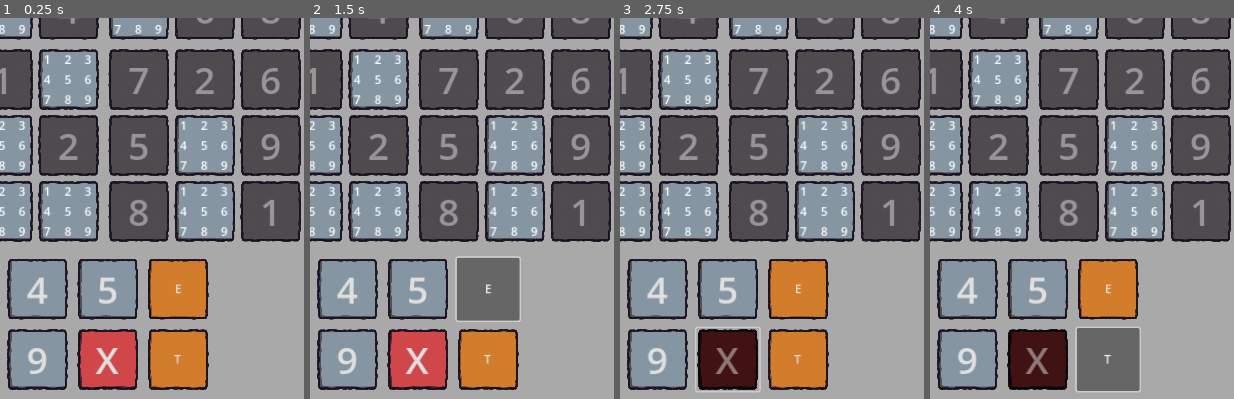
Above: before the commit, frames 1-4 (left to right).
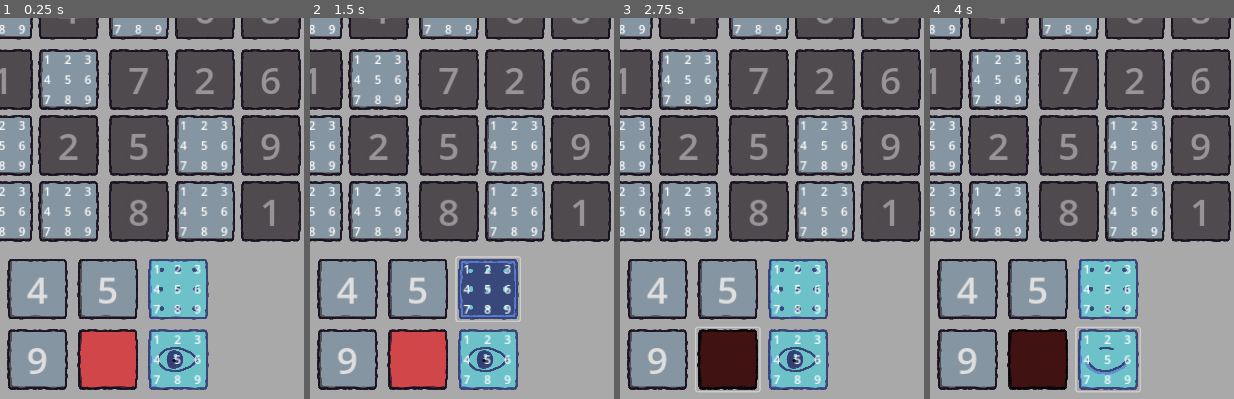
Above: after the commit, the same moments.

Repository: gitMickehh/soduku-recreation
Game: Godot game, scene res://soduku_scene.tscn
The game is run twice, just before and just after one commit, with the same random seed, the same clock (stepped at 60 frames per second) and the same inputs.
Inputs (mouse positions are % of the whole screen's width and height, from its top left):
- Up to frame 1 (0.25 s): no input
- Up to frame 2 (1.5 s): click (79, 86) at 0.5 s, where only the run before the commit has a clickable "E"; click (79, 86) at 1.27 s
- Up to frame 3 (2.75 s): click (67, 95) at 2 s
- Up to frame 4 (4 s): click (79, 95) at 2.75 s, where only the run before the commit has a clickable "T"; click (79, 95) at 3.52 s
The pictures show only the part of the screen within x 50-100%, y 50-100%; the shares and areas given below are measured in that part.

The runs differ from the first frame. In frame 1, 6.5% of the frame differs, in the area x 31-69%, y 63-98%; in frame 2, 6.8%, in the area x 31-70%, y 62-98%; in frame 3, 6.4%; in frame 4, 6.8%.

Commit message:
more buttons, non functional tho

Diff:
--- a/scripts/input_lines_container_manager.gd
+++ b/scripts/input_lines_container_manager.gd
@@ -7,6 +7,13 @@
 @export var input_disabled_stylebox: StyleBox
 @export var clear_stylebox: StyleBox
 @export var clear_disabled_stylebox: StyleBox
+@export var sight_stylebox: StyleBox
+@export var sight_disabled_stylebox: StyleBox
+@export var candidate_stylebox: StyleBox
+@export var candidate_disabled_stylebox: StyleBox
+
+@onready var mode_change: Button_Logic = $Input_Line_2/t
+@onready var toggle_candidates: Button_Logic = $Input_Line_1/s
 
 signal new_input_chosen(new_input: int)
 var buttons: Array[Button_Logic] = []
@@ -15,6 +22,9 @@
 	var children = get_children()
 	for child in children:
 		if child is Button_Logic:
+			if child.text == "f":
+				child.text = ""
+				continue
 			buttons.append(child)
 			child.connect("pressed", func ():
 				_on_input_button_pressed(child)
@@ -23,6 +33,9 @@
 			var childrens_children = child.get_children()
 			for child_2 in childrens_children:
 				if child_2 is Button_Logic:
+					if child_2.text == "f":
+						child_2.text = ""
+						continue
 					buttons.append(child_2)
 					child_2.connect("pressed", func ():
 						_on_input_button_pressed(child_2)
@@ -42,6 +55,10 @@
 	for button in buttons:
 		if button.text == "X":
 			button.update_button_styleboxes(clear_stylebox ,clear_disabled_stylebox)
+			button.text = ""
 		else:
 			button.update_button_styleboxes(input_stylebox ,input_disabled_stylebox)
 		button.toggle_hints(false)
+
+	mode_change.update_button_styleboxes(sight_stylebox, sight_disabled_stylebox)
+	toggle_candidates.update_button_styleboxes(candidate_stylebox, candidate_disabled_stylebox)
--- a/soduku_scene.tscn
+++ b/soduku_scene.tscn
@@ -9,6 +9,10 @@
 [ext_resource type="StyleBox" uid="uid://2cpbmovxh251" path="res://texture_stylebox/red_button.tres" id="6_l11xn"]
 [ext_resource type="StyleBox" uid="uid://7pv4i3nt31s5" path="res://texture_stylebox/disabled_red_button.tres" id="7_ibq0h"]
 [ext_resource type="Texture2D" uid="uid://dmqntpq2bfb4p" path="res://art/soduku_ui.png" id="7_qbthg"]
+[ext_resource type="StyleBox" uid="uid://cv6l77y67377y" path="res://texture_stylebox/sight_button.tres" id="8_55thn"]
+[ext_resource type="StyleBox" uid="uid://c3jfd0bqk6bsf" path="res://texture_stylebox/sight_button_disabled.tres" id="9_xfgrl"]
+[ext_resource type="StyleBox" uid="uid://cxvpiv8q0w13y" path="res://texture_stylebox/candidate_button.tres" id="10_807qy"]
+[ext_resource type="StyleBox" uid="uid://dy5pm0kfea5tj" path="res://texture_stylebox/candidate_button_disabled.tres" id="11_g7qan"]
 
 [sub_resource type="StyleBoxTexture" id="StyleBoxTexture_fvs7s"]
 resource_local_to_scene = true
@@ -230,10 +234,6 @@
 axis_stretch_vertical = 2
 region_rect = Rect2(512, 1024, 512, 512)
 
-[sub_resource type="StyleBoxTexture" id="StyleBoxTexture_5x8uk"]
-texture = ExtResource("7_qbthg")
-region_rect = Rect2(0, 1024, 512, 512)
-
 [sub_resource type="StyleBoxTexture" id="StyleBoxTexture_0634b"]
 resource_local_to_scene = true
 texture = ExtResource("7_qbthg")
@@ -410,19 +410,19 @@
 axis_stretch_vertical = 2
 region_rect = Rect2(512, 1024, 512, 512)
 
+[sub_resource type="StyleBoxTexture" id="StyleBoxTexture_ywat4"]
+resource_local_to_scene = true
+texture = ExtResource("7_qbthg")
+axis_stretch_horizontal = 2
+axis_stretch_vertical = 2
+region_rect = Rect2(0, 0, 512, 512)
+
 [sub_resource type="StyleBoxTexture" id="StyleBoxTexture_r13wv"]
 resource_local_to_scene = true
 texture = ExtResource("7_qbthg")
 axis_stretch_horizontal = 2
 axis_stretch_vertical = 2
 region_rect = Rect2(512, 0, 512, 512)
-
-[sub_resource type="StyleBoxTexture" id="StyleBoxTexture_ywat4"]
-resource_local_to_scene = true
-texture = ExtResource("7_qbthg")
-axis_stretch_horizontal = 2
-axis_stretch_vertical = 2
-region_rect = Rect2(0, 0, 512, 512)
 
 [sub_resource type="StyleBoxTexture" id="StyleBoxTexture_y48r3"]
 resource_local_to_scene = true
@@ -500,6 +500,10 @@
 input_disabled_stylebox = ExtResource("5_k3q15")
 clear_stylebox = ExtResource("6_l11xn")
 clear_disabled_stylebox = ExtResource("7_ibq0h")
+sight_stylebox = ExtResource("8_55thn")
+sight_disabled_stylebox = ExtResource("9_xfgrl")
+candidate_stylebox = ExtResource("10_807qy")
+candidate_disabled_stylebox = ExtResource("11_g7qan")
 
 [node name="Input_Line_1" type="HBoxContainer" parent="Game_Container/Whole_Game_Container/input_lines_container"]
 layout_mode = 2
@@ -566,17 +570,24 @@
 theme_override_styles/pressed = SubResource("StyleBoxTexture_4tq1c")
 theme_override_styles/normal = SubResource("StyleBoxTexture_1bnpf")
 text = "5"
-default_color_stylebox = SubResource("StyleBoxFlat_dk4xm")
-default_color_disabled_stylebox = SubResource("StyleBoxFlat_aol8n")
+default_color_stylebox = SubResource("StyleBoxFlat_kpsra")
+default_color_disabled_stylebox = SubResource("StyleBoxFlat_yprpb")
 duplicate_color_stylebox = SubResource("StyleBoxTexture_2wo3a")
 duplicate_color_disabled_stylebox = SubResource("StyleBoxTexture_jhuua")
 complete_color_stylebox = SubResource("StyleBoxTexture_ixh7w")
 
-[node name="ModeChange" type="Button" parent="Game_Container/Whole_Game_Container/input_lines_container/Input_Line_1"]
-custom_minimum_size = Vector2(85, 85)
-layout_mode = 2
-theme_override_styles/normal = SubResource("StyleBoxTexture_5x8uk")
-text = "E"
+[node name="s" parent="Game_Container/Whole_Game_Container/input_lines_container/Input_Line_1" instance=ExtResource("2_wdpfm")]
+layout_mode = 2
+theme_override_styles/disabled = SubResource("StyleBoxTexture_4tq1c")
+theme_override_styles/hover = SubResource("StyleBoxTexture_4tq1c")
+theme_override_styles/pressed = SubResource("StyleBoxTexture_4tq1c")
+theme_override_styles/normal = SubResource("StyleBoxTexture_1bnpf")
+text = "f"
+default_color_stylebox = SubResource("StyleBoxFlat_kpsra")
+default_color_disabled_stylebox = SubResource("StyleBoxFlat_yprpb")
+duplicate_color_stylebox = SubResource("StyleBoxTexture_2wo3a")
+duplicate_color_disabled_stylebox = SubResource("StyleBoxTexture_jhuua")
+complete_color_stylebox = SubResource("StyleBoxTexture_ixh7w")
 
 [node name="Input_Line_2" type="HBoxContainer" parent="Game_Container/Whole_Game_Container/input_lines_container"]
 layout_mode = 2
@@ -630,18 +641,17 @@
 theme_override_styles/pressed = SubResource("StyleBoxTexture_gs5h1")
 theme_override_styles/normal = SubResource("StyleBoxTexture_jjcdc")
 text = "9"
-default_color_stylebox = SubResource("StyleBoxFlat_qpbk2")
-default_color_disabled_stylebox = SubResource("StyleBoxFlat_be8gw")
+default_color_stylebox = SubResource("StyleBoxFlat_q8j0i")
+default_color_disabled_stylebox = SubResource("StyleBoxFlat_8rj0t")
 duplicate_color_stylebox = SubResource("StyleBoxTexture_frq4v")
 duplicate_color_disabled_stylebox = SubResource("StyleBoxTexture_k8wm2")
 complete_color_stylebox = SubResource("StyleBoxTexture_gww8y")
 
 [node name="X" parent="Game_Container/Whole_Game_Container/input_lines_container/Input_Line_2" instance=ExtResource("2_wdpfm")]
 layout_mode = 2
-theme_override_styles/disabled = SubResource("StyleBoxTexture_r13wv")
-theme_override_styles/hover = SubResource("StyleBoxTexture_r13wv")
-theme_override_styles/pressed = SubResource("StyleBoxTexture_r13wv")
-theme_override_styles/normal = SubResource("StyleBoxTexture_ywat4")
+theme_override_styles/disabled = ExtResource("7_ibq0h")
+theme_override_styles/pressed = ExtResource("6_l11xn")
+theme_override_styles/normal = ExtResource("6_l11xn")
 text = "X"
 default_color_stylebox = SubResource("StyleBoxTexture_ywat4")
 default_color_disabled_stylebox = SubResource("StyleBoxTexture_r13wv")
@@ -649,8 +659,14 @@
 duplicate_color_disabled_stylebox = SubResource("StyleBoxTexture_8vgtc")
 complete_color_stylebox = SubResource("StyleBoxTexture_1pthb")
 
-[node name="ToggleCandidates" type="Button" parent="Game_Container/Whole_Game_Container/input_lines_container/Input_Line_2"]
-custom_minimum_size = Vector2(85, 85)
-layout_mode = 2
-theme_override_styles/normal = SubResource("StyleBoxTexture_5x8uk")
-text = "T"
+[node name="t" parent="Game_Container/Whole_Game_Container/input_lines_container/Input_Line_2" instance=ExtResource("2_wdpfm")]
+layout_mode = 2
+theme_override_styles/disabled = ExtResource("7_ibq0h")
+theme_override_styles/pressed = ExtResource("6_l11xn")
+theme_override_styles/normal = ExtResource("6_l11xn")
+text = "f"
+default_color_stylebox = SubResource("StyleBoxTexture_ywat4")
+default_color_disabled_stylebox = SubResource("StyleBoxTexture_r13wv")
+duplicate_color_stylebox = SubResource("StyleBoxTexture_y48r3")
+duplicate_color_disabled_stylebox = SubResource("StyleBoxTexture_8vgtc")
+complete_color_stylebox = SubResource("StyleBoxTexture_1pthb")
--- /dev/null
+++ b/texture_stylebox/candidate_button.tres
@@ -0,0 +1,10 @@
+[gd_resource type="StyleBoxTexture" load_steps=2 format=3 uid="uid://cxvpiv8q0w13y"]
+
+[ext_resource type="Texture2D" uid="uid://dmqntpq2bfb4p" path="res://art/soduku_ui.png" id="1_iayyn"]
+
+[resource]
+resource_local_to_scene = true
+texture = ExtResource("1_iayyn")
+axis_stretch_horizontal = 2
+axis_stretch_vertical = 2
+region_rect = Rect2(0, 2048, 512, 512)
--- /dev/null
+++ b/texture_stylebox/candidate_button_disabled.tres
@@ -0,0 +1,10 @@
+[gd_resource type="StyleBoxTexture" load_steps=2 format=3 uid="uid://dy5pm0kfea5tj"]
+
+[ext_resource type="Texture2D" uid="uid://dmqntpq2bfb4p" path="res://art/soduku_ui.png" id="1_yhlcb"]
+
+[resource]
+resource_local_to_scene = true
+texture = ExtResource("1_yhlcb")
+axis_stretch_horizontal = 2
+axis_stretch_vertical = 2
+region_rect = Rect2(512, 2048, 512, 512)
--- /dev/null
+++ b/texture_stylebox/sight_button.tres
@@ -0,0 +1,10 @@
+[gd_resource type="StyleBoxTexture" load_steps=2 format=3 uid="uid://cv6l77y67377y"]
+
+[ext_resource type="Texture2D" uid="uid://dmqntpq2bfb4p" path="res://art/soduku_ui.png" id="1_gqr6b"]
+
+[resource]
+resource_local_to_scene = true
+texture = ExtResource("1_gqr6b")
+axis_stretch_horizontal = 2
+axis_stretch_vertical = 2
+region_rect = Rect2(0, 1536, 512, 512)
--- /dev/null
+++ b/texture_stylebox/sight_button_disabled.tres
@@ -0,0 +1,10 @@
+[gd_resource type="StyleBoxTexture" load_steps=2 format=3 uid="uid://c3jfd0bqk6bsf"]
+
+[ext_resource type="Texture2D" uid="uid://dmqntpq2bfb4p" path="res://art/soduku_ui.png" id="1_48gaa"]
+
+[resource]
+resource_local_to_scene = true
+texture = ExtResource("1_48gaa")
+axis_stretch_horizontal = 2
+axis_stretch_vertical = 2
+region_rect = Rect2(512, 1536, 512, 512)
Binary file changed: art/soduku_ui.png
Not shown: 17 places in soduku_scene.tscn that only renumber resources
